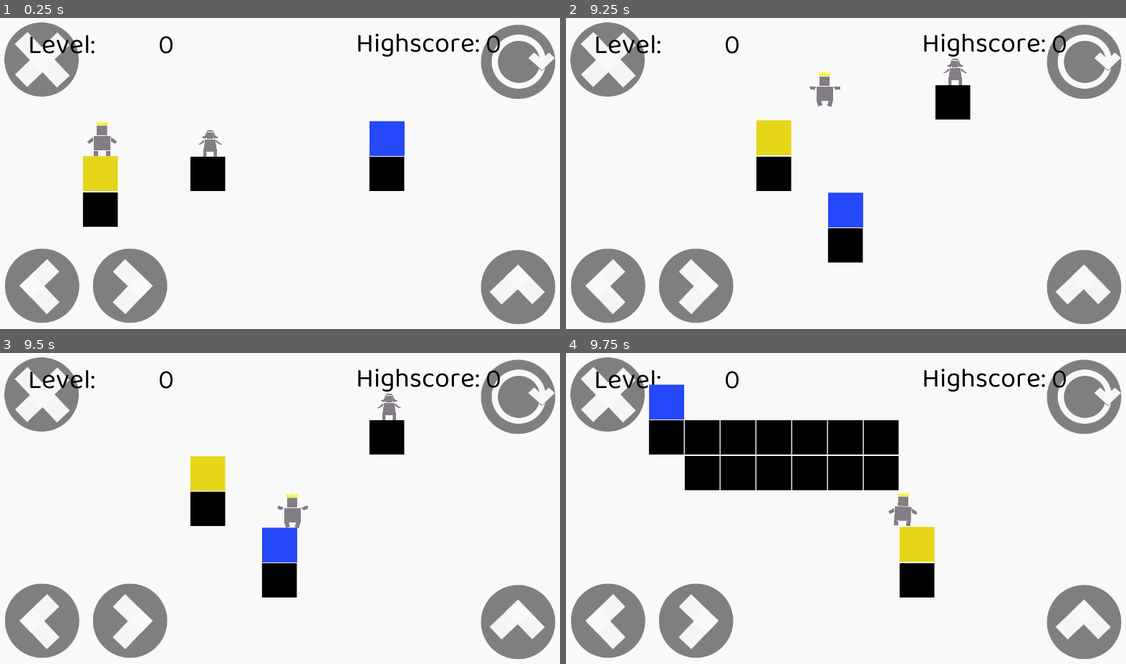
Above: before the commit, frames 1-4 (two rows, left to right).
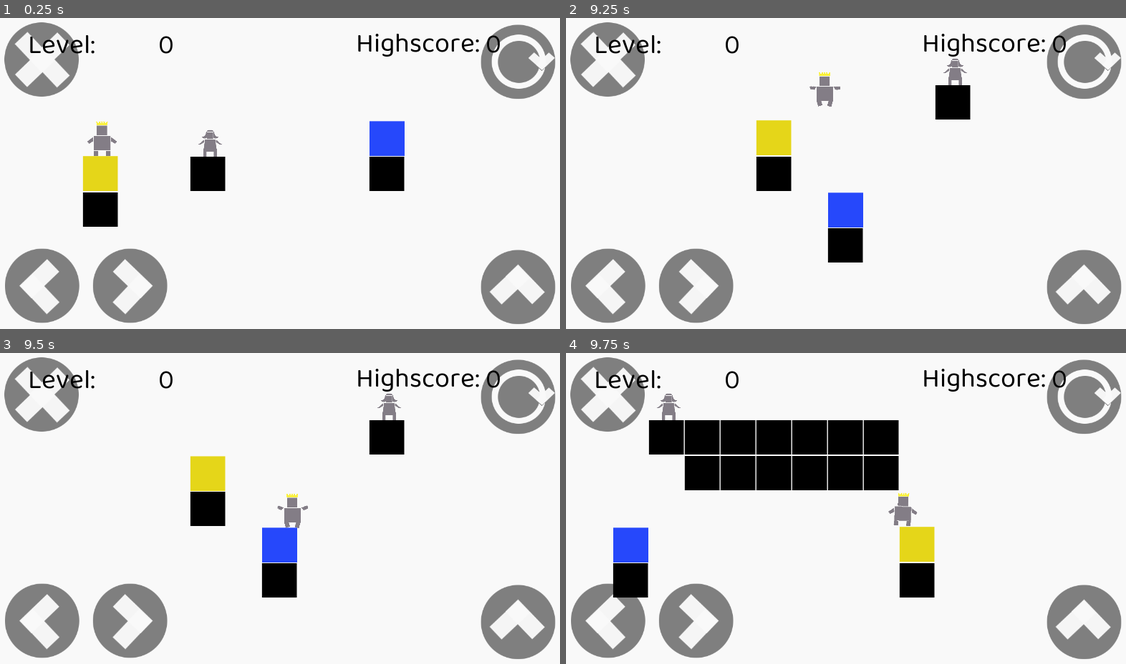
Above: after the commit, the same moments.

Repository: meburns/midas
Game: Godot game, scene res://src/levels/EndlessLevel.tscn
Two runs of this game, one before a commit and one after it. Both use one fixed random seed, a clock stepped at 60 frames per second and the inputs below. This scene is started directly instead of the project's main scene.
Inputs:
- Up to frame 1 (0.25 s): no input
- Up to frame 2 (9.25 s): tap Enter (ui_accept) at 0.5 s; hold Right (move_right) 0.53-2.03 s; tap R (refresh) every 0.75 s from 0.6 to 8.85 s; tap Space (jump) at 0.77, 1.52, 3.02, 3.77, 4.52, 6.02, 6.77, 7.52, 9.02 s; hold A (move_left) 2.03-2.78 s; hold Right (move_right) 2.78-4.28 s; hold A (move_left) 4.28-5.03 s; hold Right (move_right) 5.03-5.78 s; hold A (move_left) 5.78-7.28 s; hold Right (move_right) from 7.28 s (still down)
- Up to frame 3 (9.5 s): keep holding Right (move_right)
- Up to frame 4 (9.75 s): release Right (move_right) at 9.53 s; hold A (move_left) from 9.53 s (still down); tap R (refresh) at 9.6 s

Frames 1-3 are identical in both runs. In frame 4, 2.1% of the frame differs, in the area x 8-22%, y 10-79%.

Commit message:
Fix endless level block overwrite bug

Diff:
--- a/src/levels/EndlessLevel.gd
+++ b/src/levels/EndlessLevel.gd
@@ -66,26 +66,26 @@
 func _place_sadim(arr: Array) -> Array:
 	var y = floor(rand_range(2, 7))
 	var x = floor(rand_range(2, 14))
-	while (arr[y][x] != 0 && arr[y+1][x] != 0 && arr[y+2][x] != 0):
-		y = floor(rand_range(2, 7))
-		x = floor(rand_range(2, 14))
-	arr[y][x] = 3 #sadim
-	arr[y+1][x] = 1
-	sadim_x = x
-	sadim_y = y
-	return arr
+	if (arr[y][x] != 0 || arr[y+1][x] != 0 || arr[y+2][x] != 0):
+		return _place_sadim(arr)
+	else:
+		arr[y][x] = 3 #sadim
+		arr[y+1][x] = 1
+		sadim_x = x
+		sadim_y = y
+		return arr
 
 func _place_water(arr: Array) -> Array:
 	var y = floor(rand_range(2, 7))
 	var x = floor(rand_range(2, 14))
-	while (arr[y][x] != 0 && arr[y+1][x] != 0 && arr[y+2][x] != 0):
-		y = floor(rand_range(2, 7))
-		x = floor(rand_range(2, 14))
-	arr[y][x] = 4 #water
-	arr[y+1][x] = 1
-	water_x = x
-	water_y = y
-	return arr
+	if (arr[y][x] != 0 || arr[y+1][x] != 0 || arr[y+2][x] != 0):
+		return _place_water(arr)
+	else:
+		arr[y][x] = 4 #water
+		arr[y+1][x] = 1
+		water_x = x
+		water_y = y
+		return arr
 
 
 func _find_path(arr: Array) -> Array:
